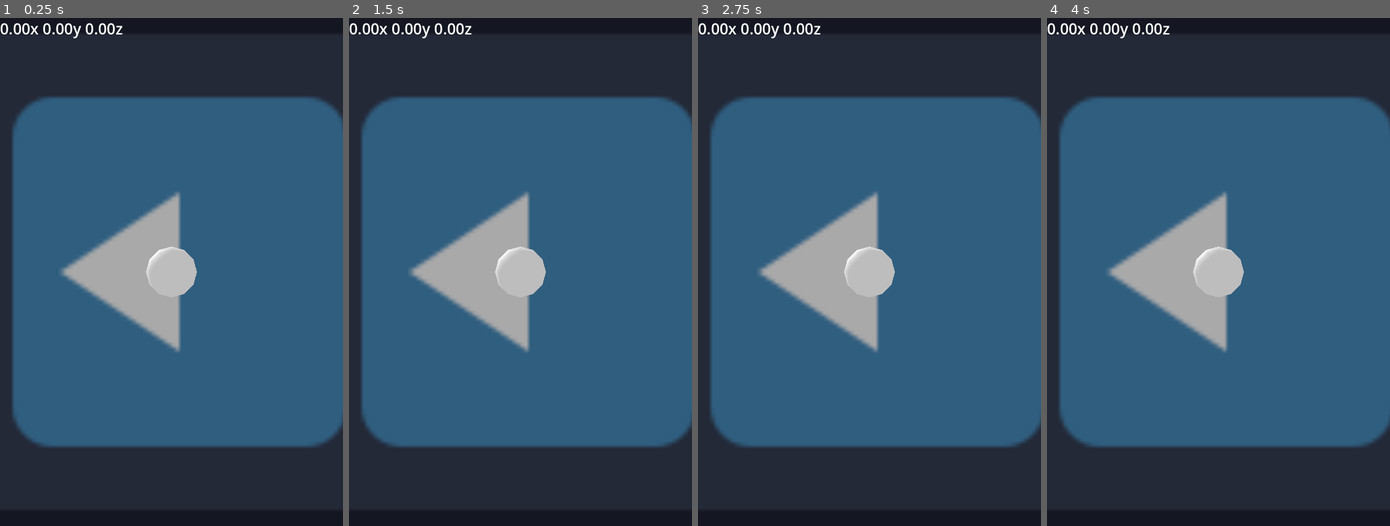
Above: before the commit, frames 1-4 (left to right).
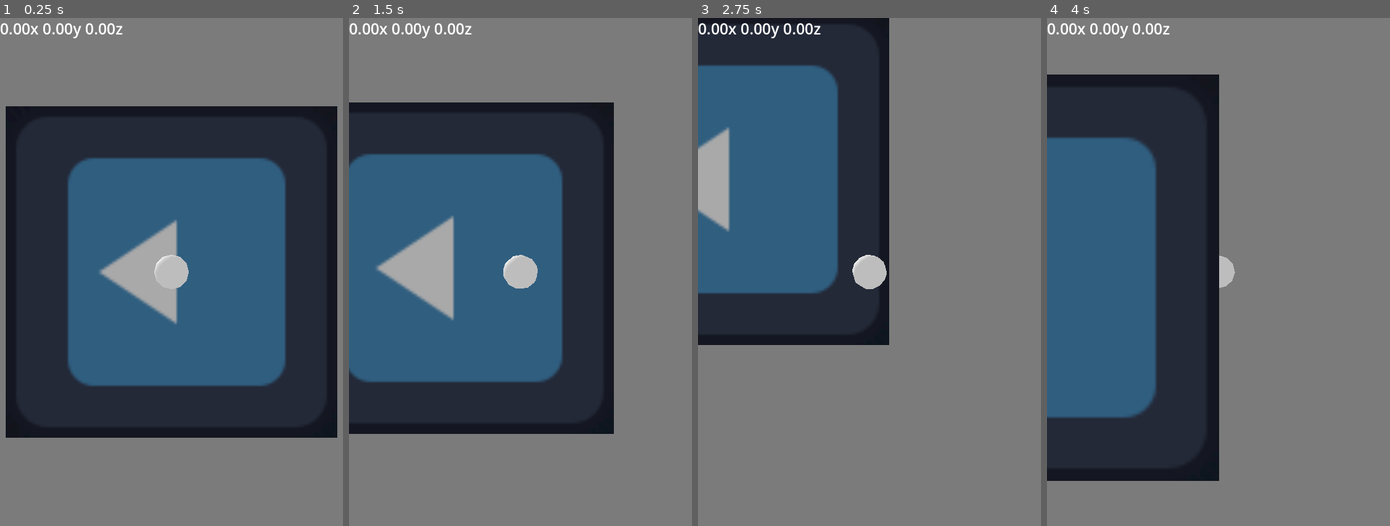
Above: after the commit, the same moments.

Repository: biggestcookie/maze
Game: Godot game, scene res://scenes/gameplay/main.tscn
Same seed, same stepped clock (60 frames per second), same inputs: the game is played once before the commit and once after it. The engine's default icon, where the game draws it, is replaced by a stand-in: a white triangle on a blue panel in a dark square.
Inputs:
- Up to frame 1 (0.25 s): no input
- Up to frame 2 (1.5 s): tap Enter at 0.5 s; hold D (move_right) 0.53-1.28 s; hold S (move_down) from 1.28 s (still down)
- Up to frame 3 (2.75 s): release S (move_down) at 2.03 s; hold D (move_right) from 2.03 s (still down)
- Up to frame 4 (4 s): release D (move_right) at 2.78 s; hold W (move_up) 2.78-3.53 s; hold A (move_left) from 3.53 s (still down)

The runs differ from the first frame. In frame 1, 75% of the frame differs, in the area x 0-100%, y 0-100%; in frame 2, 80%; in frame 3, 82%; in frame 4, 80%.
Error before the commit: Parse Error: Expected statement, found "Indent" instead. (res://scenes/gameplay/actors/player.gd:19)

Commit message:
Android vertical camera follow

Diff:
--- a/scenes/gameplay/actors/camera.gd
+++ b/scenes/gameplay/actors/camera.gd
@@ -3,17 +3,20 @@
 @export var follow_node: Node3D
 
 const follow_speed := 2
+const follow_height_offset := 9.5
 
-func _physics_process(_delta: float) -> void:
+func _ready() -> void:
+	position = Vector3(
+		follow_node.position.x,
+		follow_node.position.y + follow_height_offset,
+		follow_node.position.z,
+	)
+
+func _physics_process(delta: float) -> void:
 	position.x = follow_node.position.x
+	position.y = move_toward(
+		position.y,
+		follow_node.position.y + follow_height_offset,
+		delta * follow_speed
+	)
 	position.z = follow_node.position.z
-	# position.x = move_toward(
-	# 	position.x,
-	# 	follow_node.position.x,
-	# 	delta * follow_speed
-	# )
-	# position.z = move_toward(
-	# 	position.z,
-	# 	follow_node.position.z,
-	# 	delta * follow_speed
-	# )
--- a/scenes/gameplay/actors/player.gd
+++ b/scenes/gameplay/actors/player.gd
@@ -1,5 +1,5 @@
+class_name Player
 extends RigidBody3D
-class_name Player
 
 const force_strength := 15
 
@@ -9,20 +9,21 @@
 	if OS.get_name() == "Android":
 		input.x = Input.get_gravity().x * -1
 		input.y = Input.get_gravity().y
-		input *= 0.2
 	else:
 		input.x = Input.get_axis("move_right", "move_left")
 		input.y = Input.get_axis("move_down", "move_up")
 
-func _integrate_forces(state: PhysicsDirectBodyState3D) -> void:
-	var clipped := input.normalized()
-		if input.length() > 0.2
-		else Vector2.ZERO
-
-	state.apply_central_force(
+func _physics_process(_delta: float) -> void:
+	var input_clipped := input
+	if OS.get_name() == "Android":
+		input_clipped = (input.normalized()
+			if input.length() > 0.2
+			else Vector2.ZERO
+		) * 0.2
+	apply_central_force(
 		Vector3(
-			clipped.x,
+			input_clipped.x,
 			0,
-			clipped.y
+			input_clipped.y
 		) * force_strength
 	)
--- a/scenes/gameplay/main.tscn
+++ b/scenes/gameplay/main.tscn
@@ -24,8 +24,7 @@
 [node name="Main" type="Node"]
 
 [node name="Camera3D" type="Camera3D" parent="." node_paths=PackedStringArray("follow_node")]
-transform = Transform3D(-1, 8.74228e-08, 3.82137e-15, 0, -4.37114e-08, 1, 8.74228e-08, 1, 4.37114e-08, 0, 4, 0)
-projection = 1
+transform = Transform3D(-1, 8.74228e-08, 3.82137e-15, 0, -4.37114e-08, 1, 8.74228e-08, 1, 4.37114e-08, 0, 10, 0)
 size = 10.0
 script = ExtResource("3_dyj7r")
 follow_node = NodePath("../Player")
